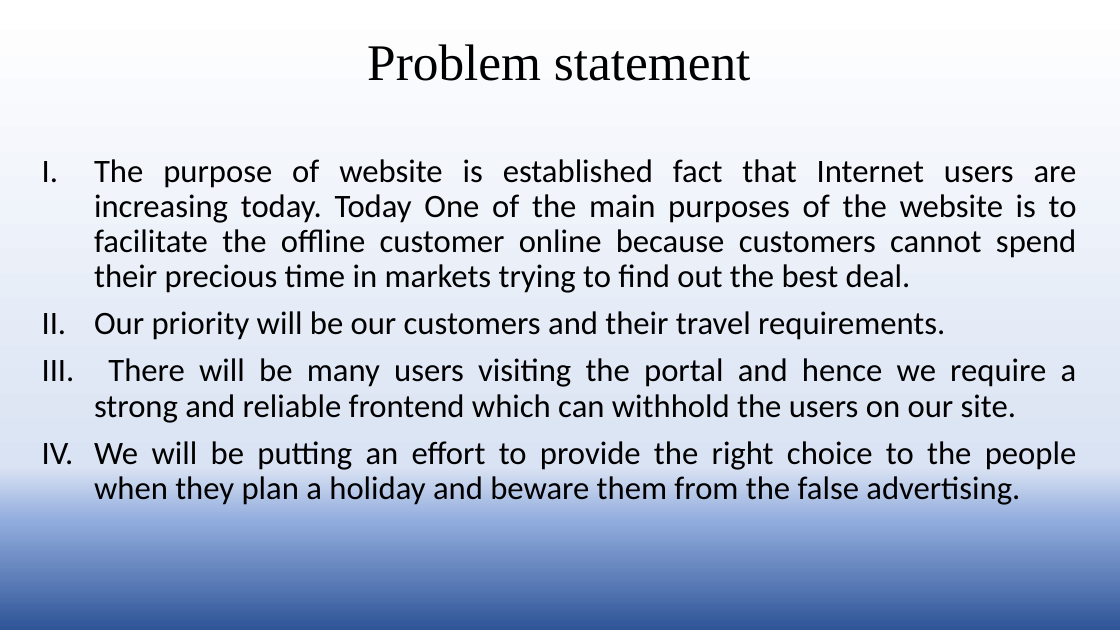
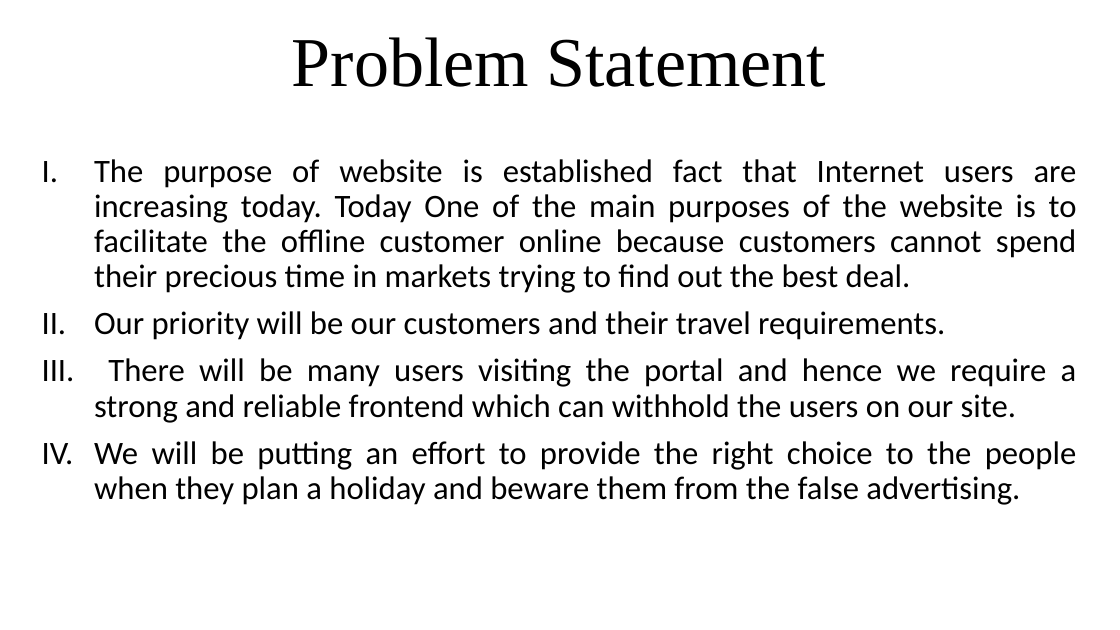
Before and after one commit to Ritikakaushal45/TRAVEL_BUDDY, a slide deck: slide 4 of TOUR AND TRAVEL BUDDY.pptx (slide 3 before the commit). Drawn at 1120x630 pixels with LibreOffice and Linux fonts; fonts in the diff are those of the drawing; background and template pictures are left out. Boxes give left, top, right and bottom in pixels: in the first picture for what was removed or moved away, otherwise in the second. Text is boxed around its words. In the diff, an @@ line names an element or a change of style, - is before the commit and + after.

```diff
--- a/TOUR AND TRAVEL BUDDY.pptx
+++ b/TOUR AND TRAVEL BUDDY.pptx
@@ background gradient #FFFFFF to #DAE3F3 to #8FAADC to #2F5597 to picture (left out) @@
@@ title at [292,37,826,87]: text changed; size 44 to 60 pt @@
-Problem statement
+Problem Statement
```
Also in this commit, not shown: 12 other slides changed, 3 slides added.
